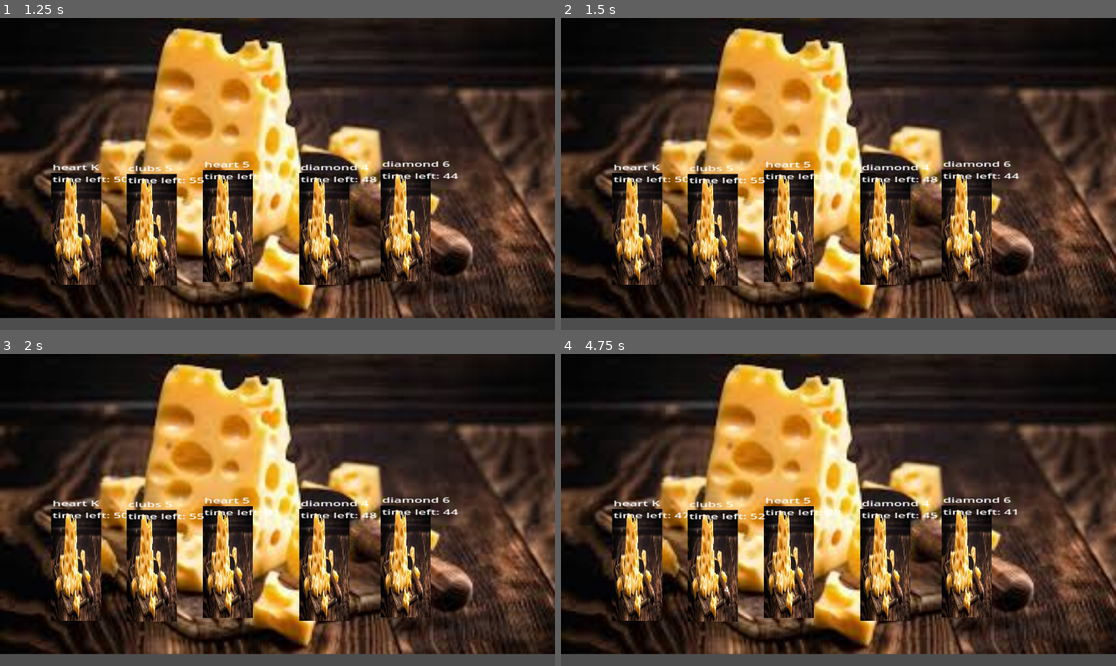
Above: before the commit, frames 1-4 (two rows, left to right).
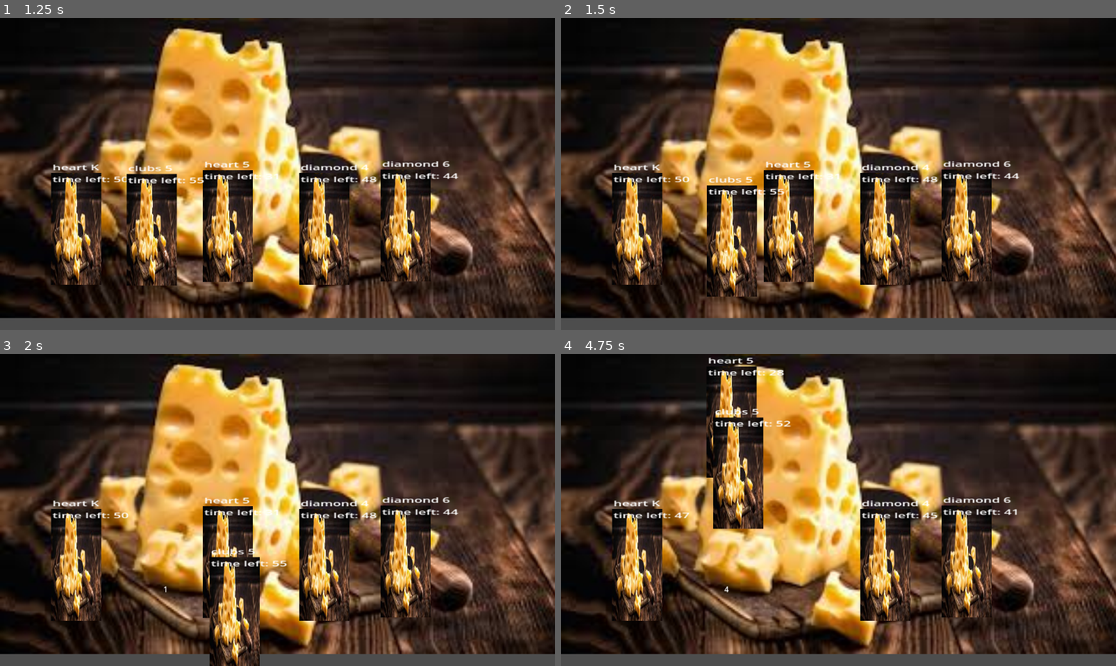
Above: after the commit, the same moments.

Repository: spicode/fulljam
Game: Godot game, scene res://main.tscn
The game is run twice, just before and just after one commit, with the same random seed, the same clock (stepped at 60 frames per second) and the same inputs. This scene is started directly instead of the project's main scene.
Inputs (mouse positions are in pixels of both pictures, inside the frame that each line leads up to):
- Up to frame 1 (1.25 s): tap Enter at 0.5 s; move the mouse to (399, 158) at 0.52 s; click (399, 158) at 0.67 s
- Up to frame 2 (1.5 s): drag from (727, 189) to (810, 236) at 1.27 s
- Up to frame 3 (2 s): no input
- Up to frame 4 (4.75 s): move the mouse to (894, 441) at 2.02 s; click (894, 441) at 2.17 s; tap Space at 2.75 s; drag from (810, 572) to (672, 463) at 2.77 s; move the mouse to (1005, 556) at 3.52 s; click (1005, 556) at 3.67 s; drag from (672, 463) to (755, 432) at 4.27 s

Frame 1 is identical in both runs. In frame 2, 4.3% of the frame differs, in the area x 22-41%, y 47-90%; in frame 3, 5.8%; in frame 4, 10%, in the area x 22-51%, y 1-86%.

Commit message:
drag and drop for avishai

Diff:
--- a/fulljam/draganddrop.gd
+++ b/fulljam/draganddrop.gd
@@ -39,6 +39,7 @@
 
 
 
+
 func _on_area_2d_enterd(area):
 	if area.is_in_group("screen"):
 		queue_free()
--- a/fulljam/main.tscn
+++ b/fulljam/main.tscn
@@ -30,6 +30,7 @@
 position = Vector2(673, 438)
 scale = Vector2(0.347734, 1.37674)
 texture = ExtResource("2_1bvp3")
+script = ExtResource("3_1bvp3")
 
 [node name="Label" type="Label" parent="card2"]
 offset_left = -140.912
@@ -42,6 +43,7 @@
 position = Vector2(473, 432)
 scale = Vector2(0.347734, 1.37674)
 texture = ExtResource("2_1bvp3")
+script = ExtResource("3_1bvp3")
 
 [node name="Label" type="Label" parent="card3"]
 offset_left = -140.912
@@ -54,6 +56,7 @@
 position = Vector2(315, 440)
 scale = Vector2(0.347734, 1.37674)
 texture = ExtResource("2_1bvp3")
+script = ExtResource("3_1bvp3")
 
 [node name="Label" type="Label" parent="card4"]
 offset_left = -140.912
@@ -66,6 +69,7 @@
 position = Vector2(842, 431)
 scale = Vector2(0.347734, 1.37674)
 texture = ExtResource("2_1bvp3")
+script = ExtResource("3_1bvp3")
 
 [node name="Label" type="Label" parent="card5"]
 offset_left = -140.912
